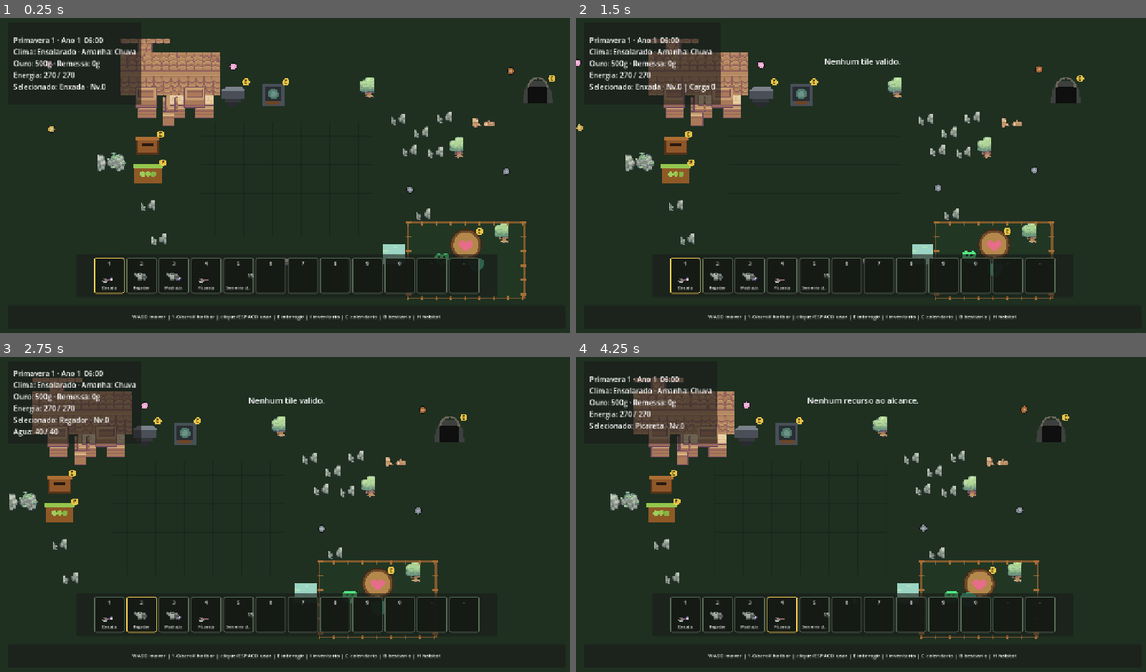
Above: before the commit, frames 1-4 (two rows, left to right).
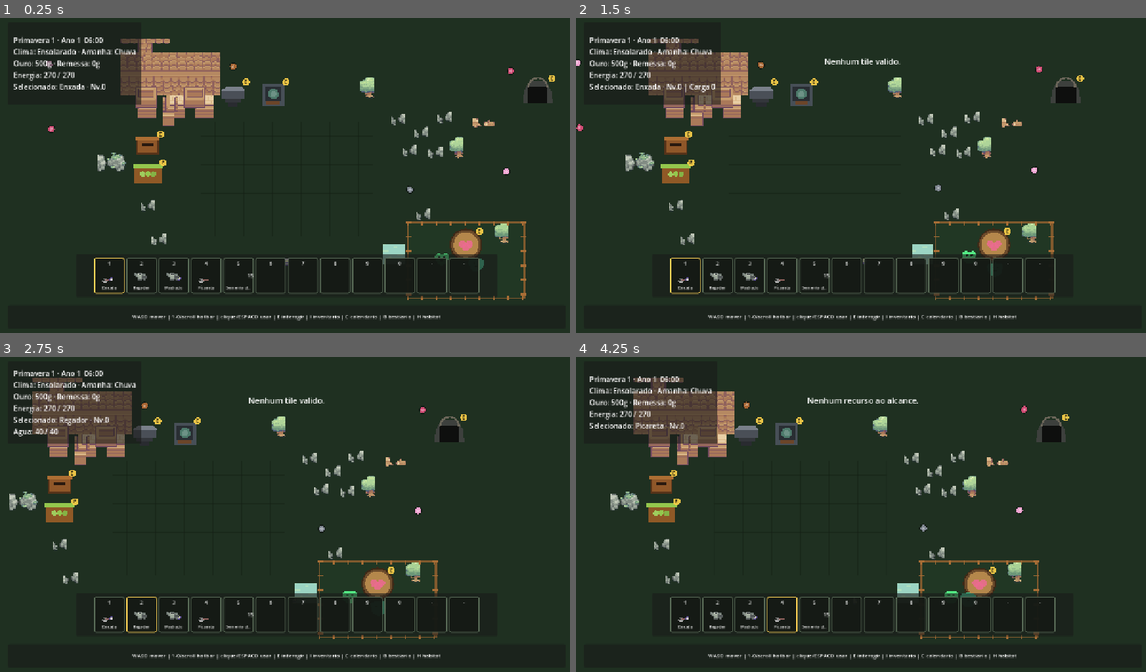
Above: after the commit, the same moments.

Repository: HelioConde/GameSlime
Game: Godot game, scene res://scenes/world/main.tscn
Two runs of this game, one before a commit and one after it. Both use one fixed random seed, a clock stepped at 60 frames per second and the inputs below.
Inputs (mouse positions are in pixels of both pictures, inside the frame that each line leads up to):
- Up to frame 1 (0.25 s): no input
- Up to frame 2 (1.5 s): tap Enter at 0.5 s; move the mouse to (986, 159) at 0.52 s; hold D 0.53-1.25 s; tap E at 0.6 s; click (986, 159) at 0.67 s; tap Space at 0.77 s; drag from (747, 191) to (832, 238) at 1.27 s
- Up to frame 3 (2.75 s): move the mouse to (342, 445) at 2.02 s; hold D from 2.03 s (still down); tap 2 at 2.1 s
- Up to frame 4 (4.25 s): release D at 2.75 s; drag from (832, 577) to (690, 467) at 2.77 s; move the mouse to (1037, 561) at 3.52 s; hold A from 3.53 s (still down); tap 4 at 3.6 s; tap Space at 3.77 s

The runs differ from the first frame. In frame 1, less than 0.1% of the frame differs, in the area x 8-91%, y 14-50%; in frame 2, less than 0.1%, in the area x 0-82%, y 14-50%; in frame 3, less than 0.1%; in frame 4, less than 0.1%.

Commit message:
feat: let weather influence daily forage pools

Diff:
--- a/scripts/world/world_spawn_manager.gd
+++ b/scripts/world/world_spawn_manager.gd
@@ -166,36 +166,74 @@
 		return MATERIAL_LIFETIME_DAYS
 	return FORAGE_LIFETIME_DAYS
 
+func get_current_spawn_pool_ids() -> Array[StringName]:
+	var result: Array[StringName] = []
+	for item in _build_spawn_pool():
+		if item != null:
+			result.append(item.id)
+	return result
+
 func _pick_item_for_season(rng: RandomNumberGenerator) -> ItemDefinition:
-	var pool: Array[ItemDefinition] = []
-
-	match GameClock.season_index:
-		GameClock.Season.SPRING:
-			pool = [
-				WILD_FLOWER, WILD_FLOWER, WILD_BERRY,
-				WOOD, STONE, SPRING_SEED,
-			]
-		GameClock.Season.SUMMER:
-			pool = [
-				WILD_BERRY, WILD_BERRY, WILD_FLOWER,
-				WOOD, STONE, SUMMER_SEED,
-			]
-		GameClock.Season.FALL:
-			pool = [
-				WILD_MUSHROOM, WILD_MUSHROOM, WILD_BERRY,
-				WOOD, STONE, FALL_SEED,
-			]
-		GameClock.Season.WINTER:
-			pool = [
-				WILD_ROOT, WILD_ROOT, STONE,
-				WOOD, WINTER_SEED,
-			]
-		_:
-			pool = [WOOD, STONE]
-
+	var pool := _build_spawn_pool()
 	if pool.is_empty():
 		return null
 	return pool[rng.randi_range(0, pool.size() - 1)]
+
+func _build_spawn_pool() -> Array[ItemDefinition]:
+	var pool: Array[ItemDefinition] = []
+
+	match GameClock.season_index:
+		GameClock.Season.SPRING:
+			pool = [
+				WILD_FLOWER, WILD_FLOWER, WILD_BERRY,
+				WOOD, STONE, SPRING_SEED,
+			]
+		GameClock.Season.SUMMER:
+			pool = [
+				WILD_BERRY, WILD_BERRY, WILD_FLOWER,
+				WOOD, STONE, SUMMER_SEED,
+			]
+		GameClock.Season.FALL:
+			pool = [
+				WILD_MUSHROOM, WILD_MUSHROOM, WILD_BERRY,
+				WOOD, STONE, FALL_SEED,
+			]
+		GameClock.Season.WINTER:
+			pool = [
+				WILD_ROOT, WILD_ROOT, STONE,
+				WOOD, WINTER_SEED,
+			]
+		_:
+			pool = [WOOD, STONE]
+
+	match WeatherManager.current_weather:
+		WeatherManager.Weather.RAIN:
+			match GameClock.season_index:
+				GameClock.Season.SPRING:
+					pool.append(WILD_FLOWER)
+					pool.append(WILD_MUSHROOM)
+				GameClock.Season.SUMMER:
+					pool.append(WILD_BERRY)
+					pool.append(WILD_MUSHROOM)
+				GameClock.Season.FALL:
+					pool.append(WILD_MUSHROOM)
+					pool.append(WILD_MUSHROOM)
+		WeatherManager.Weather.SNOW:
+			if GameClock.season_index == GameClock.Season.WINTER:
+				pool.append(WILD_ROOT)
+				pool.append(WILD_ROOT)
+		WeatherManager.Weather.CLEAR:
+			match GameClock.season_index:
+				GameClock.Season.SPRING:
+					pool.append(WILD_FLOWER)
+				GameClock.Season.SUMMER:
+					pool.append(WILD_BERRY)
+				GameClock.Season.FALL:
+					pool.append(WILD_BERRY)
+				GameClock.Season.WINTER:
+					pool.append(STONE)
+
+	return pool
 
 func _seed_for_current_day() -> int:
 	return int(
